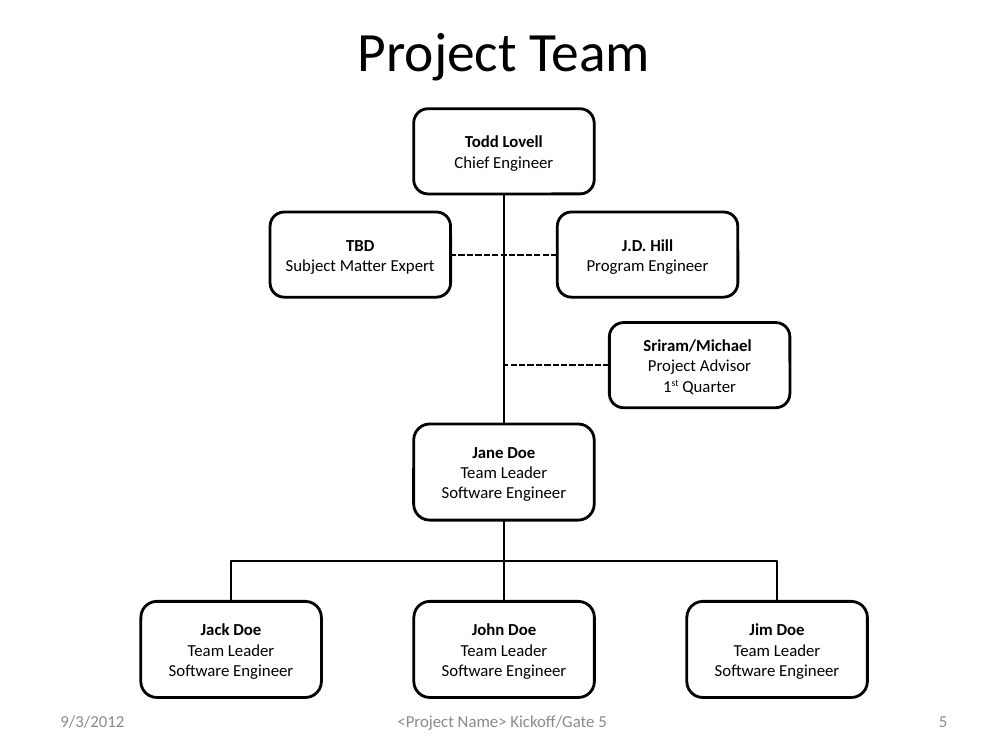
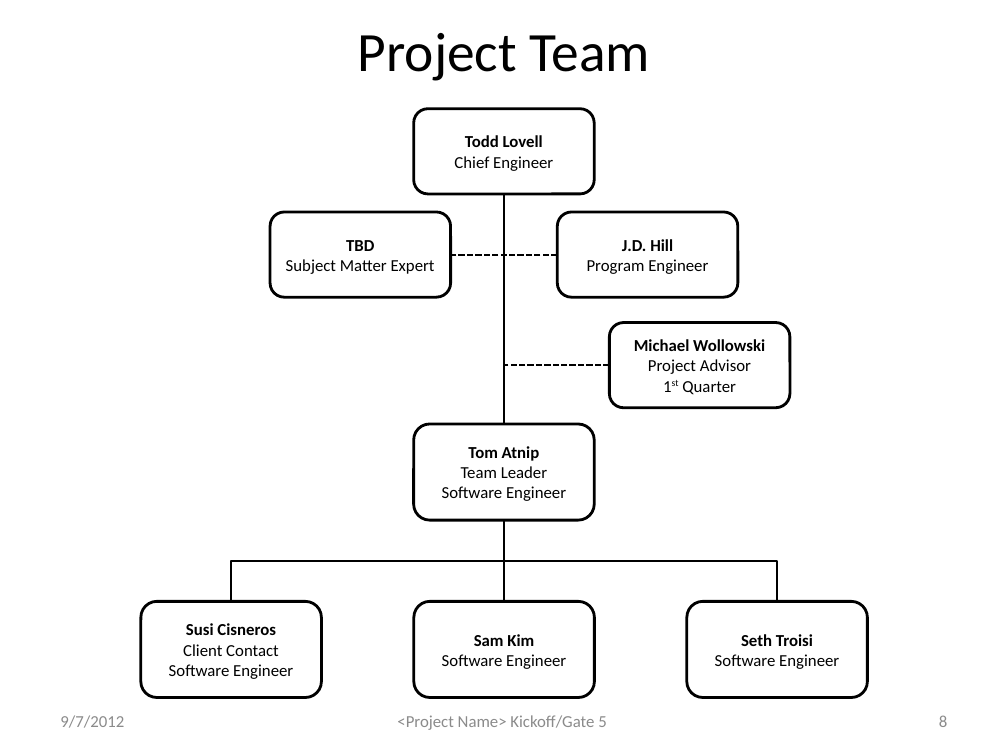
Before and after one commit to atniptw/Senior-Project, a slide deck: slide 8 of Documents/PowerPoints/Senior Design Project - Gate 5 1.0.pptx (slide 5 before the commit). Drawn at 1008x756 pixels with LibreOffice and Linux fonts; fonts in the diff are those of the drawing. Boxes give left, top, right and bottom in pixels: in the first picture for what was removed or moved away, otherwise in the second. Text is boxed around its words. In the diff, an @@ line names an element or a change of style, - is before the commit and + after.

```diff
--- a/Documents/PowerPoints/Senior Design Project - Gate 5 1.0.pptx
+++ b/Documents/PowerPoints/Senior Design Project - Gate 5 1.0.pptx
@@ text in rounded rectangle at <box>634,339,765,351</box>: text changed @@
-Sriram/Michael
+Michael Wollowski
@@ text in rounded rectangle at <box>468,446,540,461</box>: text changed @@
-Jane Doe
+Tom Atnip
@@ text in rounded rectangle at <box>183,623,279,656</box>: text changed @@
-Jack Doe
-Team Leader
+Susi Cisneros
+Client Contact
@@ text in rounded rectangle at <box>474,634,534,646</box>: text changed; bold on @@
-John Doe
-Team Leader
+Sam Kim
@@ text in rounded rectangle at <box>741,634,813,646</box>: text changed; bold on @@
-Jim Doe
-Team Leader
+Seth Troisi
@@ text at <box>60,715,124,728</box>: text changed @@
-9/3/2012
+9/7/2012
@@ page number at <box>939,715,947,727</box>: text changed @@
-5
+8
```
Also in this commit, not shown: 7 other slides changed, 3 slides added, 6 other files.
